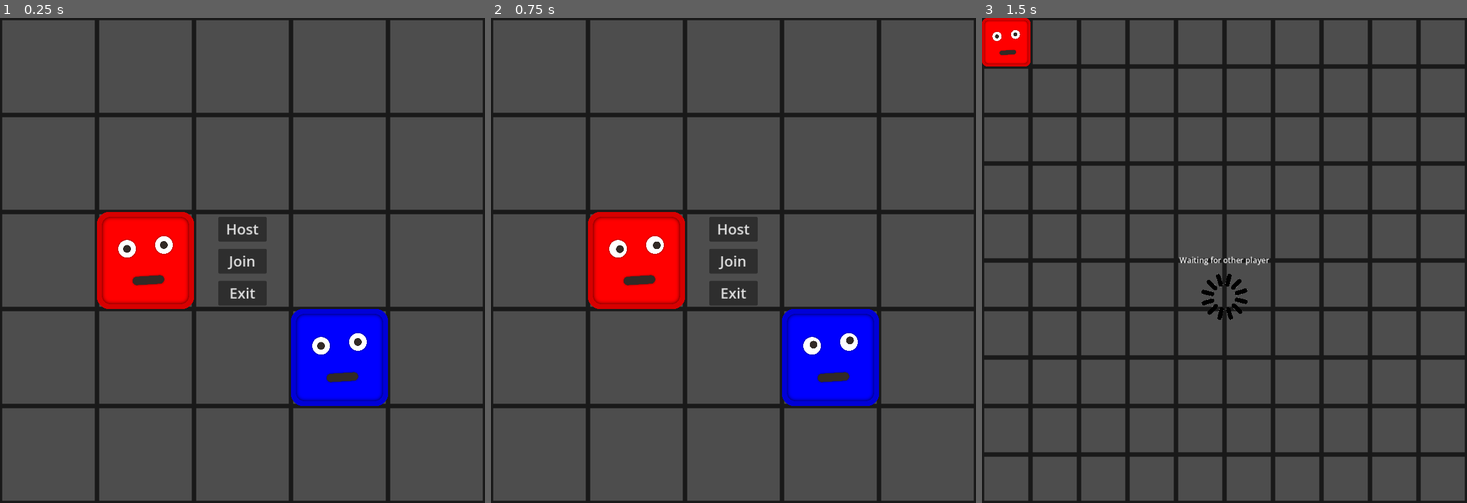
Above: before the commit, frames 1-3 (left to right).
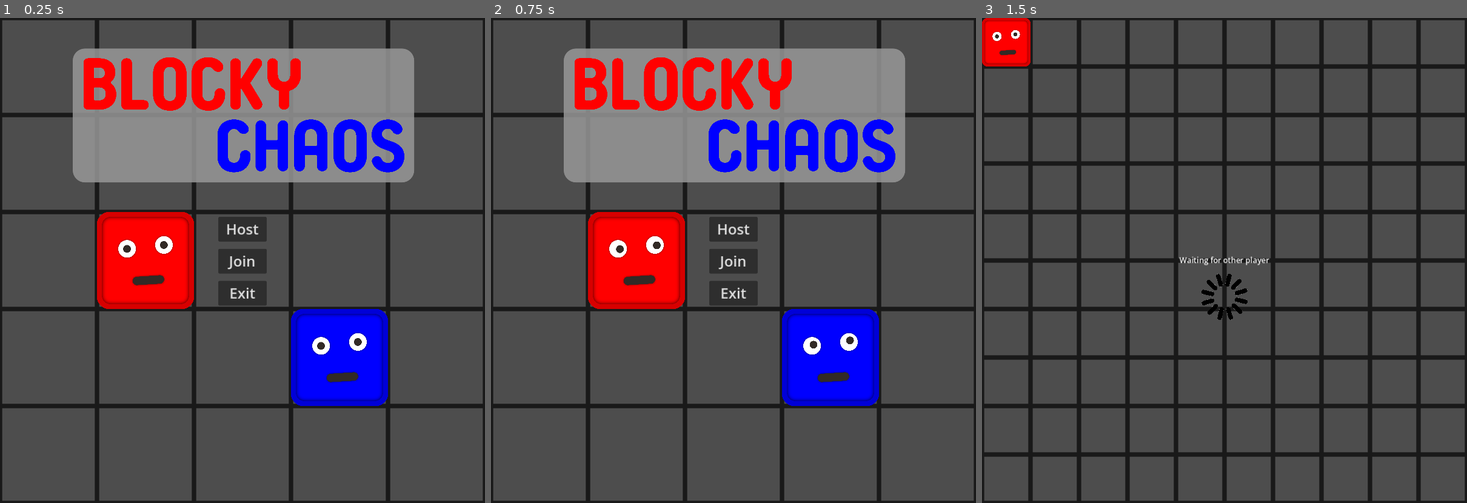
Above: after the commit, the same moments.

Repository: HephaistosForge/BlockyChaos
Game: Godot game, scene res://world/world.tscn
The game is run twice, just before and just after one commit, with the same random seed, the same clock (stepped at 60 frames per second) and the same inputs.
Inputs (mouse positions are in pixels of both pictures, inside the frame that each line leads up to):
- Up to frame 1 (0.25 s): no input
- Up to frame 2 (0.75 s): tap Enter at 0.5 s; move the mouse to (840, 236) at 0.52 s; hold D (right) from 0.53 s (still down)
- Up to frame 3 (1.5 s): release D (right) at 1.25 s; click "Host" at 1.25 s

The runs differ from the first frame. In frame 1, 19% of the frame differs, in the area x 15-86%, y 6-34%; in frame 2, 19%; in frame 3, nothing differs.

Commit message:
add main menu logo

Diff:
--- a/world/world.tscn
+++ b/world/world.tscn
@@ -7,11 +7,20 @@
 [ext_resource type="Texture2D" uid="uid://ciyu1yyim3ms4" path="res://world/Loading.png" id="3_bj73h"]
 [ext_resource type="Script" path="res://world/loading_spinner.gd" id="4_6jm1b"]
 [ext_resource type="PackedScene" uid="uid://bmd3e8ptyq8vn" path="res://entities/menu_player/menu_player.tscn" id="4_l7k3v"]
+[ext_resource type="Texture2D" uid="uid://bxhkhlyrnedka" path="res://world/blocky.png" id="4_ya7jl"]
+[ext_resource type="Texture2D" uid="uid://2c77w257aian" path="res://world/chaos.png" id="5_eek5n"]
 [ext_resource type="Script" path="res://world/big_floating_message_container.gd" id="5_f3boa"]
 [ext_resource type="Script" path="res://world/gameover.gd" id="5_kpq7d"]
 [ext_resource type="AudioStream" uid="uid://dkphkpim1ixa5" path="res://world/music/background.mp3" id="6_ftcl4"]
 [ext_resource type="Script" path="res://world/restart.gd" id="7_v7vsj"]
 [ext_resource type="Theme" uid="uid://dp58tqgvn7o0e" path="res://world/default_theme.tres" id="8_djg35"]
+
+[sub_resource type="StyleBoxFlat" id="StyleBoxFlat_j5pu1"]
+bg_color = Color(0.6, 0.6, 0.6, 0.831373)
+corner_radius_top_left = 25
+corner_radius_top_right = 25
+corner_radius_bottom_right = 25
+corner_radius_bottom_left = 25
 
 [sub_resource type="LabelSettings" id="LabelSettings_bkkiv"]
 font_size = 99
@@ -48,6 +57,23 @@
 [node name="MenuPlayerBlue" parent="MenuBackground" instance=ExtResource("4_l7k3v")]
 position = Vector2(200, 200)
 color = Color(0, 0, 1, 1)
+
+[node name="LogoBackground" type="PanelContainer" parent="MenuBackground"]
+offset_left = -350.0
+offset_top = -437.0
+offset_right = 354.0
+offset_bottom = -161.0
+theme_override_styles/panel = SubResource("StyleBoxFlat_j5pu1")
+
+[node name="Blocky" type="Sprite2D" parent="MenuBackground"]
+position = Vector2(-104, -364)
+scale = Vector2(0.275, 0.275)
+texture = ExtResource("4_ya7jl")
+
+[node name="Chaos" type="Sprite2D" parent="MenuBackground"]
+position = Vector2(141, -236)
+scale = Vector2(0.275, 0.275)
+texture = ExtResource("5_eek5n")
 
 [node name="Floor" type="Sprite2D" parent="."]
 visible = false
Binary file added: world/blocky.png
Not shown, added: world/blocky.png.import
Binary file added: world/chaos.png
Not shown, added: world/chaos.png.import
Not shown: 1 places in world/world.tscn that only renumber resources
